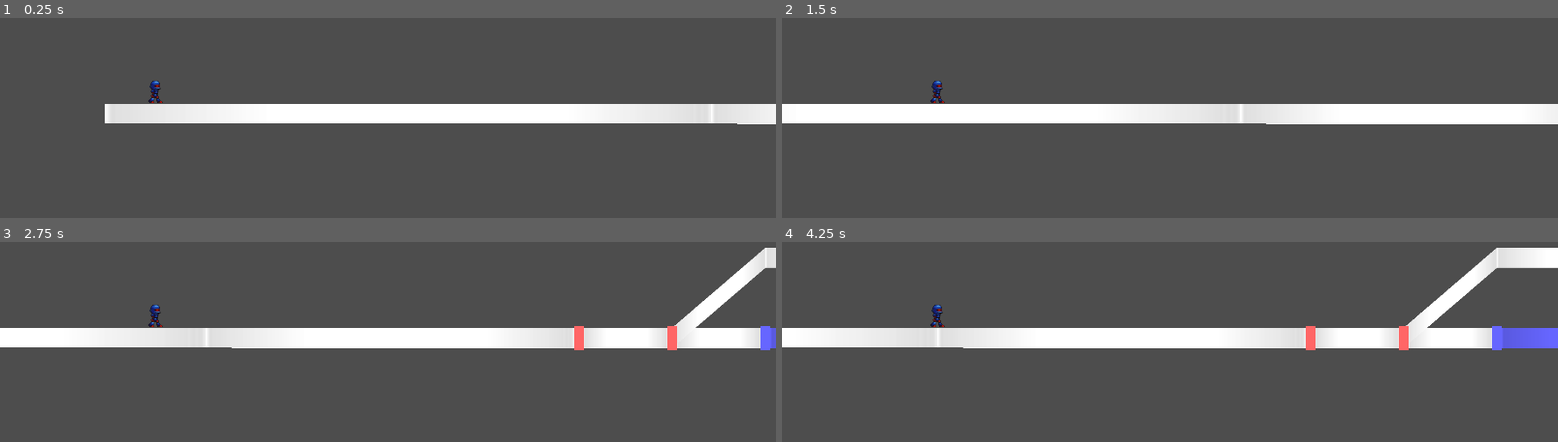
Above: before the commit, frames 1-4 (two rows, left to right).
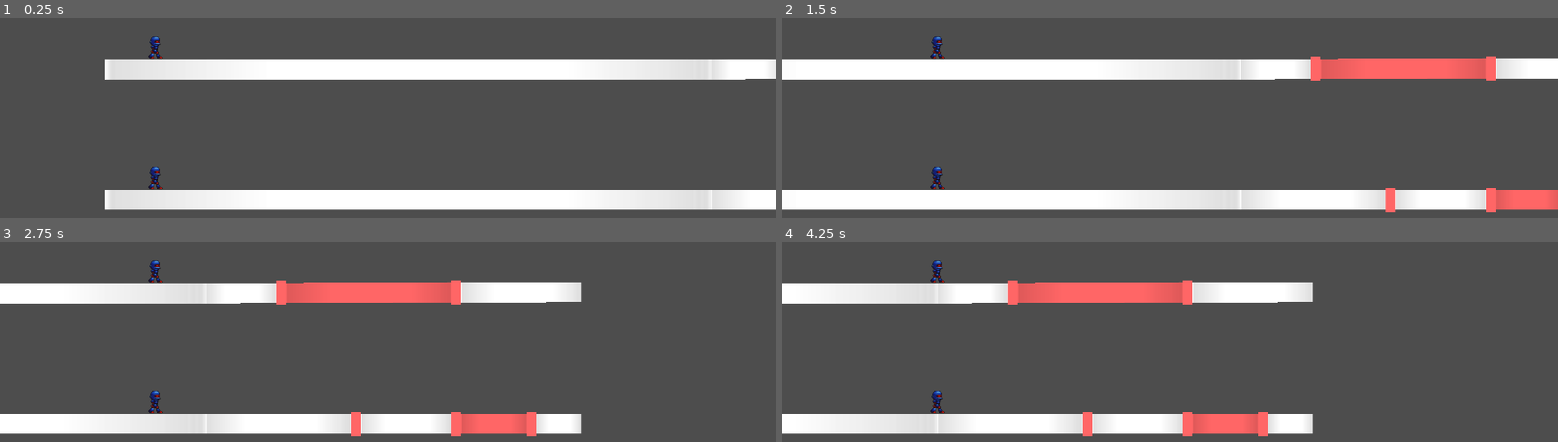
Above: after the commit, the same moments.

Repository: junu192857/Vexatonic-dash-2
Game: Godot game, scene res://Scenes/RhythmScene.tscn
Same seed, same stepped clock (60 frames per second), same inputs: the game is played once before the commit and once after it.
Inputs (mouse positions are in pixels of both pictures, inside the frame that each line leads up to):
- Up to frame 1 (0.25 s): no input
- Up to frame 2 (1.5 s): tap Enter at 0.5 s; move the mouse to (1340, 92) at 0.52 s; hold A (a) 0.53-1.25 s; click (1340, 92) at 0.67 s; tap D (d) at 0.8 s; drag from (1014, 136) to (1131, 200) at 1.27 s
- Up to frame 3 (2.75 s): move the mouse to (465, 242) at 2.02 s; hold J (j) from 2.03 s (still down); click (465, 242) at 2.17 s; tap K (k) at 2.3 s
- Up to frame 4 (4.25 s): release J (j) at 2.75 s; drag from (1131, 424) to (937, 272) at 2.77 s; move the mouse to (1402, 402) at 3.52 s; hold L (l) from 3.53 s (still down); click (1402, 402) at 3.67 s; tap S (s) at 3.8 s

The runs differ from the first frame. In frame 1, 26% of the frame differs, in the area x 13-100%, y 9-97%; in frame 2, 31%, in the area x 0-100%, y 9-98%; in frame 3, 27%; in frame 4, 26%.

Commit message:
롱노트 중 같은 색깔 release되었을 때 씹히는 버그 수정

Diff:
--- a/vexatonic-dash-2/Scripts/InputHandler.gd
+++ b/vexatonic-dash-2/Scripts/InputHandler.gd
@@ -1,28 +1,27 @@
 extends Node
 
-signal note_pressed(note_color: int)
-signal note_released(note_color: int)
+signal note_pressed(note_color: int, is_left: bool)
+signal note_released(note_color: int, is_left: bool)
 signal right_pressed(released: bool)
 
 enum NoteColor { RED = 0, BLUE = 1, YELLOW = 2 }
 
+const KEY_MAP = [
+	["a", NoteColor.RED, true],
+	["l", NoteColor.RED, false],
+	["s", NoteColor.BLUE, true],
+	["k", NoteColor.BLUE, false],
+	["d", NoteColor.YELLOW, true],
+	["j", NoteColor.YELLOW, false],
+]
+
 
 func _input(event):
-	if event.is_action_pressed("a") or \
-	   event.is_action_pressed("l"):
-		note_pressed.emit(NoteColor.RED)
-	if event.is_action_pressed("s") or \
-	   event.is_action_pressed("k"):
-		note_pressed.emit(NoteColor.BLUE)
-	if event.is_action_pressed("d") or \
-	   event.is_action_pressed("j"):
-		note_pressed.emit(NoteColor.YELLOW)
-	if event.is_action_released("a") or \
-	   event.is_action_released("l"):
-		note_released.emit(NoteColor.RED)
-	if event.is_action_released("s") or \
-	   event.is_action_released("k"):
-		note_released.emit(NoteColor.BLUE)
-	if event.is_action_released("d") or \
-	   event.is_action_released("j"):
-		note_released.emit(NoteColor.YELLOW)
+	for entry in KEY_MAP:
+		var action = entry[0]
+		var color = entry[1]
+		var is_left = entry[2]
+		if event.is_action_pressed(action):
+			note_pressed.emit(color, is_left)
+		elif event.is_action_released(action):
+			note_released.emit(color, is_left)
--- a/vexatonic-dash-2/Scripts/Note.gd
+++ b/vexatonic-dash-2/Scripts/Note.gd
@@ -16,7 +16,8 @@
 
 var is_hit := false
 var is_marker
-var is_holding := false  # 롱노트: 현재 키가 눌려 있는지
+var is_holding_left := false
+var is_holding_right := false  # 롱노트: 현재 키가 눌려 있는지
 var end_judged := false  # 롱노트: 끝점 판정 완료 여부
 
 #=============== NoteData 값 가져오기 =======================
@@ -77,6 +78,27 @@
 			return child
 	return null
 
+func start_hold(is_left: bool):
+	if is_left:
+		is_holding_left = true
+	else:
+		is_holding_right = true
+
+func release_hold(is_left: bool):
+	if is_left:
+		is_holding_left = false
+	else:
+		is_holding_right = false
+
+func get_is_holding(is_left: bool):
+	if is_left:
+		return is_holding_left
+	else:
+		return is_holding_right
+
+func is_holding_anyway():
+	return is_holding_left or is_holding_right
+
 func get_data() -> NoteData:
 	if is_marker:
 		return get_parent().data
--- a/vexatonic-dash-2/Scripts/RhythmManager.gd
+++ b/vexatonic-dash-2/Scripts/RhythmManager.gd
@@ -17,7 +17,7 @@
 var noteHolders: Array[NoteHolder]
 
 const COUNTDOWN_TIME = 3000
-const level_path = "res://Charts/YOUNITHM"
+const level_path = "res://Charts/ShortLongTest"
 
 # Called when the node enters the scene tree for the first time.
 func _ready() -> void:
@@ -221,11 +221,11 @@
 
 #================================== Input Reading =================================
 
-func _on_pressed(p_color:int):
-	noteHolders[p_color].process_input(time)
-
-func _on_released(p_color:int):
-	noteHolders[p_color].process_release(time)
+func _on_pressed(p_color:int, is_left: bool):
+	noteHolders[p_color].process_input(time, is_left)
+
+func _on_released(p_color:int, is_left: bool):
+	noteHolders[p_color].process_release(time, is_left)
 
 
 #===================================================================================
--- a/vexatonic-dash-2/Scripts/Scripts_without_Node/NoteHolder.gd
+++ b/vexatonic-dash-2/Scripts/Scripts_without_Node/NoteHolder.gd
@@ -30,14 +30,16 @@
 		if note.get_data().type == 0 and not note.is_hit and time >= note.get_data().time + Note.WILD_MS:
 			_force_start_miss(note)
 		elif note.get_data().type == 1 and not note.end_judged and time >= note.get_data().end_time:
+			print("Trying judge long end: note %d at time %f" % [i, time])
 			_judge_long_end(note)
-	_advance_earliest_unprocessed()
+	_advance_earliest_unprocessed(time)
 
 	if notes.size() - 1 < current_index:
 		return
 
 	# current_note가 롱노트이고 end_time 경과
 	if current_note.get_data().type == 1 and not current_note.end_judged and time >= current_note.get_data().end_time:
+		print("Trying judge long end: current note %d" % current_index)
 		_judge_long_end(current_note)
 		move_to_next_note()
 		_advance_earliest_unprocessed()
@@ -60,12 +62,13 @@
 
 # 완전히 처리된 노트를 earliest_unprocessed_index에서 건너뜀
 # 단노트: is_hit 시 완료 / 롱노트: end_judged 시 완료
-func _advance_earliest_unprocessed():
+func _advance_earliest_unprocessed(time: float = 0):
 	while earliest_unprocessed_index < notes.size():
 		var note = notes[earliest_unprocessed_index]
 		var done = (note.get_data().type == 1 and note.end_judged) or \
 				   (note.get_data().type != 1 and note.is_hit)
 		if done:
+			print("Note index %d: done. time: %f" % [earliest_unprocessed_index, time])
 			earliest_unprocessed_index += 1
 		else:
 			break
@@ -84,21 +87,20 @@
 	if not note.is_hit:
 		note.is_hit = true
 		note.spread_judgement(Note.Judgement.MISS, note)
-	if note.is_holding:
+	if note.is_holding_anyway():
 		note.get_marker().process_color()
 		note.spread_judgement(Note.Judgement.VEXATONIC, note.get_marker())
 	else:
 		note.spread_judgement(Note.Judgement.MISS, note.get_marker())
 
 # 키 누름: [eu, ci) 범위 롱노트 재홀드 + current_note 시작점 판정
-func process_input(time: float):
-	print("Trying process_input: color: %d, time: %f" % [color, time])
+func process_input(time: float, is_left: bool):
 	for i in range(earliest_unprocessed_index, current_index):
 		if i >= notes.size():
 			break
 		var note = notes[i]
 		if note.get_data().type == 1 and not note.end_judged and time <= note.get_data().end_time:
-			note.is_holding = true
+			note.start_hold(is_left)
 
 	if notes.size() - 1 < current_index:
 		return
@@ -107,24 +109,25 @@
 
 	if judgement != Note.Judgement.PASS:
 		if current_note.get_data().type == 1:
-			current_note.is_holding = true
+			current_note.start_hold(is_left)
 		move_to_next_note()
 		_advance_earliest_unprocessed()
 	elif current_note.get_data().type == 1:
 		# 시작점 윈도우 밖이지만 노트 지속 구간 내: 홀드 추적 시작
 		if time >= current_note.get_data().time and time <= current_note.get_data().end_time:
-			current_note.is_holding = true
-	print("end process input: color: %d, time: %f" % [color, time])
+			current_note.start_hold(is_left)
 
 # 키 뗌: [eu, ci] 범위 롱노트 is_holding 해제 + 끝점 윈도우 내 릴리즈 시 최고 판정
-func process_release(time: float):
+func process_release(time: float, is_left: bool):
+	print("Trying release input: color: %d, time: %f" % [color, time])
 	var upper = min(current_index, notes.size() - 1)
 	for i in range(earliest_unprocessed_index, upper + 1):
 		var note = notes[i]
 		if note.get_data().type != 1 or note.end_judged:
 			continue
-		if note.is_holding:
-			note.is_holding = false
+		if note.get_is_holding(is_left):
+			note.release_hold(is_left)
+			print("Trying end long: time: %f, end_time: %f" % [time, note.get_data().end_time])
 			if time >= note.get_data().end_time - Note.WILD_MS and time <= note.get_data().end_time:
 				note.end_judged = true
 				if not note.is_hit:
Not shown, changed: vexatonic-dash-2/Charts/ShortLongTest/Easy.txt
